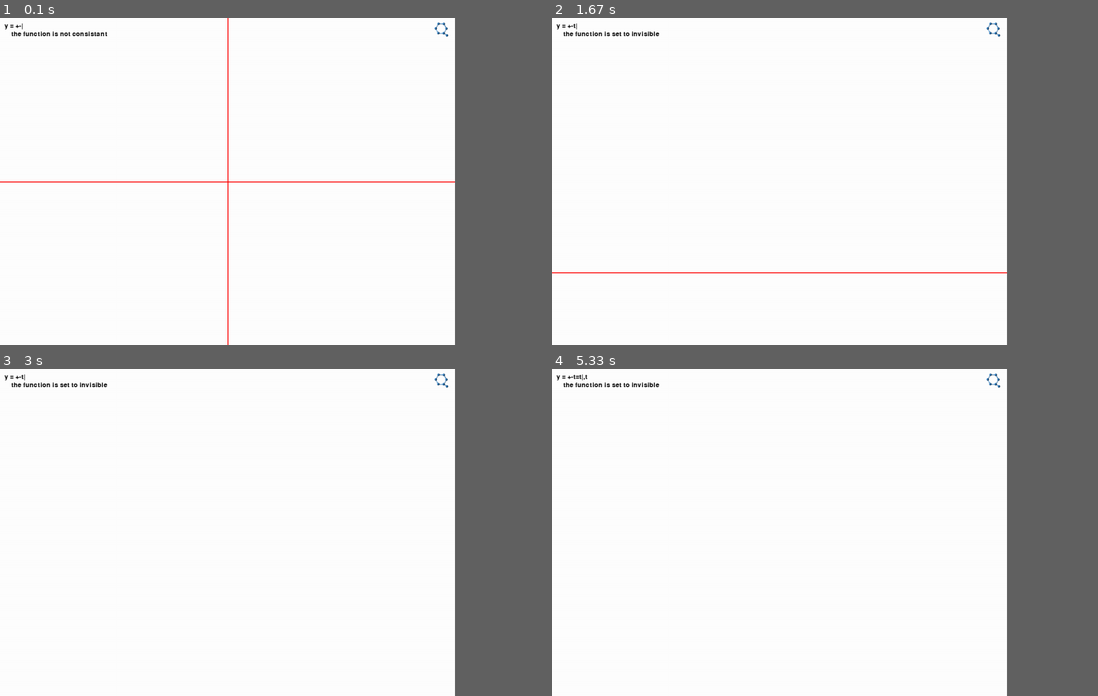
Above: before the commit, frames 1-4 (two rows, left to right).
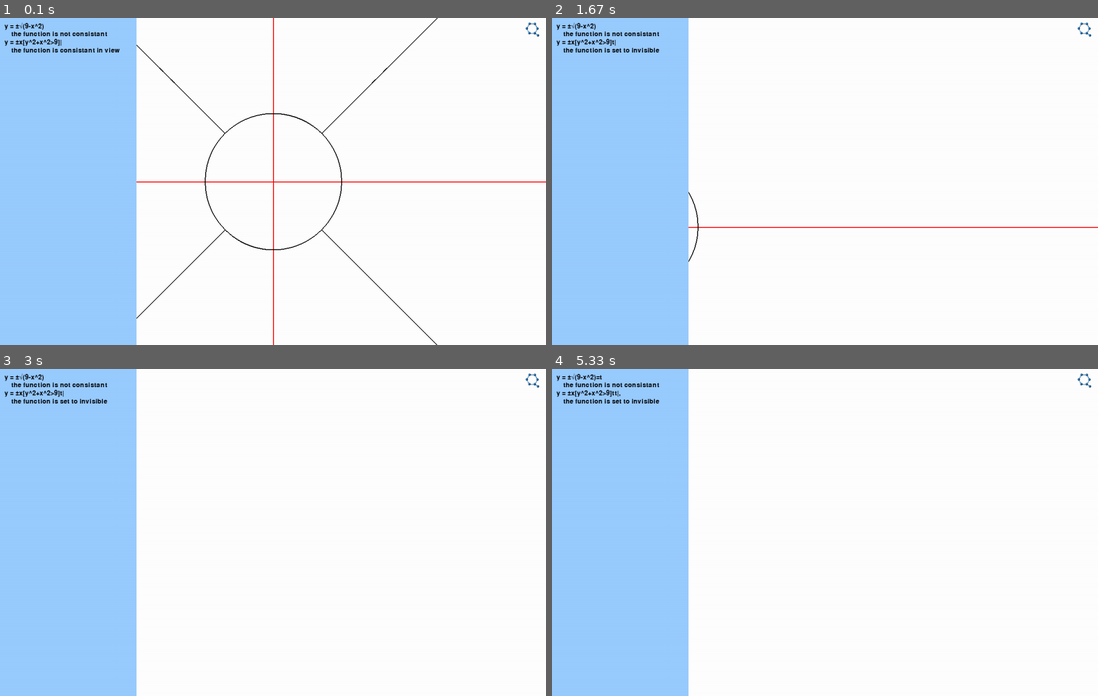
Above: after the commit, the same moments.

Repository: Quark-Games/YEquals
Game: pygame game, started from func_sim.py
Same seed, same stepped clock (60 frames per second), same inputs: the game is played once before the commit and once after it.
Inputs (mouse positions are in pixels of both pictures, inside the frame that each line leads up to):
- Up to frame 1 (0.1 s): no input
- Up to frame 2 (1.67 s): tap Enter at 0.33 s; hold Tab 0.67-1.13 s; hold Right 0.67-1.13 s; press the mouse at (1087, 24) at 1.2 s; move the mouse to (890, 70) at 1.3 s; release the mouse at (693, 116) at 1.43 s; tap T at 1.5 s
- Up to frame 3 (3 s): press the mouse at (535, 375) at 1.87 s; move the mouse to (447, 431) at 1.97 s; release the mouse at (360, 486) at 2.1 s; press the mouse at (535, 375) at 2.2 s; move the mouse to (322, 427) at 2.3 s; release the mouse at (109, 480) at 2.43 s; press the mouse at (535, 375) at 2.53 s; move the mouse to (398, 512) at 2.63 s; release the mouse at (262, 650) at 2.77 s
- Up to frame 4 (5.33 s): hold Up 3.33-3.63 s; hold Right 3.67-4.13 s; tap T at 3.82, 5.22 s; hold Left 4.17-4.7 s; tap = at 4.32 s; hold Down 4.73-5.03 s; tap , at 4.88 s; hold Left from 5.07 s (still down)
In our replay, the window is 750x540 before the commit and 900x540 after it. These sizes can differ from the game's own. Grey fills any space a smaller window leaves; there, only what the larger window draws over its background counts as a difference.

The runs differ from the first frame. In frame 1, 26% of the frame differs, in the area x 0-100%, y 0-100%; in frame 2, 26%; in frame 3, 25%; in frame 4, 25%.

Commit message:
function tab

Diff:
--- a/func_sim.py
+++ b/func_sim.py
@@ -10,7 +10,7 @@
 # pygame display initiation
 pygame.init()
 
-display_width = 1000
+display_width = 1200
 display_height = 720
 
 display = pygame.display.set_mode((display_width, display_height), RESIZABLE)
@@ -27,22 +27,30 @@
 WHITE = (255, 255, 255)
 BLACK = (0, 0, 0)
 RED = (255, 0, 0)
+LIGHT_BLUE = (153, 204, 255)
 
 SS_PATH = os.path.join(os.path.expanduser('~'), "Desktop", "screenshot.jpg")
+FULL_EXP = r"(?P<exp>.+)\[(?P<domain>.+)\]"
+
 ALTS = ((K_v, '√'),
         (K_p, 'π'),
-        (K_t, '±'))
+        (K_t, '±'),
+        (K_EQUALS, '≠'))
 SHIFTS = ((K_5, "%"),
           (K_6, "^"),
           (K_8, '*'),
           (K_9, '('),
           (K_0, ')'),
-          (K_EQUALS, '+'))
+          (K_EQUALS, '+'),
+          (K_COMMA, '<'),
+          (K_PERIOD, '>'))
 SWITCH = (('√', "sqrt"),
           ('^', "**"),
           ('%', "*0.01"),
           ('π', "pi"),
-          ("+-", '±'))
+          ("+-", '±'),
+          ('=', "=="),
+          ('≠', "!="))
 
 
 class File:
@@ -200,27 +208,42 @@
             self.cursor -= 1
 
     def true_exp(self):
-        exp = self.exp
-        for switch in SWITCH:
-            exp = exp.replace(switch[0], switch[1])
-        return exp
+        exp_match = re.match(FULL_EXP, self.exp)
+        if not exp_match:
+            exp = self.exp
+            for switch in SWITCH:
+                exp = exp.replace(switch[0], switch[1])
+            return exp
+        else:
+            exp = exp_match.group("exp")
+            domain = exp_match.group("domain")
+            for switch in SWITCH:
+                exp = exp.replace(switch[0], switch[1])
+                domain = domain.replace(switch[0], switch[1])
+            return exp, domain
 
     def draw(self):
-        exp = self.true_exp()
+        true_exp = self.true_exp()
         if self.visible:
-            if type(exp) == str:
-                if '±' not in exp:
-                    self.graph(exp)
+            if type(true_exp) == str:
+                if '±' not in true_exp:
+                    self.graph(true_exp)
                 else:
                     message.indent()
-                    self.graph(exp.replace('±', '+'))
-                    self.graph(exp.replace('±', '-'))
+                    self.graph(true_exp.replace('±', '+'))
+                    self.graph(true_exp.replace('±', '-'))
                     message.unindent()
             else:
-                pass
-        self.show()
-
-    def graph(self, exp):
+                exp, domain = true_exp
+                if '±' not in exp:
+                    self.graph(exp, domain)
+                else:
+                    message.indent()
+                    self.graph(exp.replace('±', '+'), domain)
+                    self.graph(exp.replace('±', '-'), domain)
+                    message.unindent()
+
+    def graph(self, exp, domain="True"):
         # draw graph of function
         old_pos = (-1, -1)
         drawability = display_width
@@ -232,6 +255,7 @@
                 pixel_y = coor.origin[1] - y * coor.scaley
                 temp = 0 < old_pos[1] < display_height
                 temp = temp or 0 < pixel_y < display_height
+                temp = temp and eval(domain)
                 if pixel_x - old_pos[0] <= 1 and temp:
                     pygame.draw.line(display,
                                      BLACK,
@@ -246,7 +270,7 @@
     def show(self):
         # display function expression
         if pygame.key.get_pressed()[K_TAB]:
-            message.put(display, "y = " + self.true_exp())
+            message.put(display, "y = " + str(self.true_exp()))
         else:
             if Func.active == self:
                 message.put(display,
@@ -268,11 +292,21 @@
         message.put(display, msg)
         message.unindent()
 
+class Tab:
+    def __init__(self):
+        self.visible = True
+
+    def draw(self):
+        if self.visible:
+            pygame.draw.rect(display, LIGHT_BLUE, (0, 0, 300, display_height))
+            for func in Func.family:
+                func.show()
 
 data = File("data")
 shortcuts = File("shortcuts")
 message = Message()
 coor = Coordinate()
+tab = Tab()
 
 
 def main():
@@ -325,8 +359,10 @@
                         coor.origin = [display_width/2, display_height/2]
                     elif event.key == K_BACKSPACE:
                         Func.remove()
-                    elif event.key == K_n:
+                    elif event.key == K_RETURN:
                         Func('')
+                    elif event.key == K_f:
+                        tab.visible = not tab.visible
                     elif event.key == K_LEFT:
                         func.move_cursor(-2)
                     elif event.key == K_RIGHT:
@@ -391,8 +427,12 @@
         display.fill(WHITE)
 
         coor.axis()
+
         for func in Func.family:
             func.draw()
+
+        tab.draw()
+
         message.show_delayed()
         display.blit(logo_img, (display_width - 45, 10))
 
Not shown, changed: assets/data
Not shown, changed: assets/shortcuts
